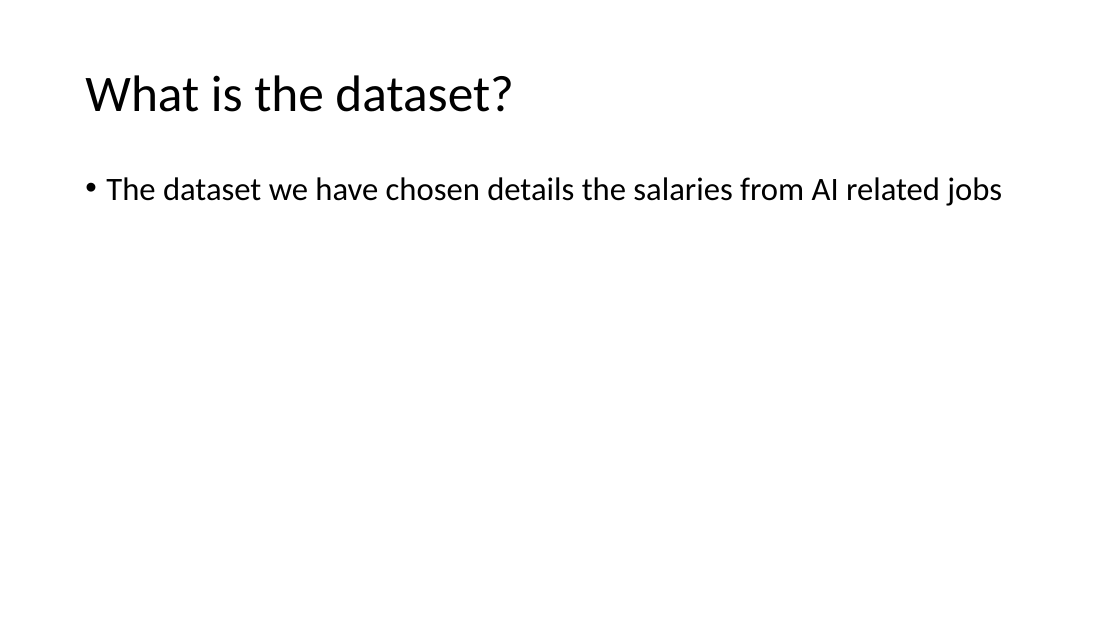
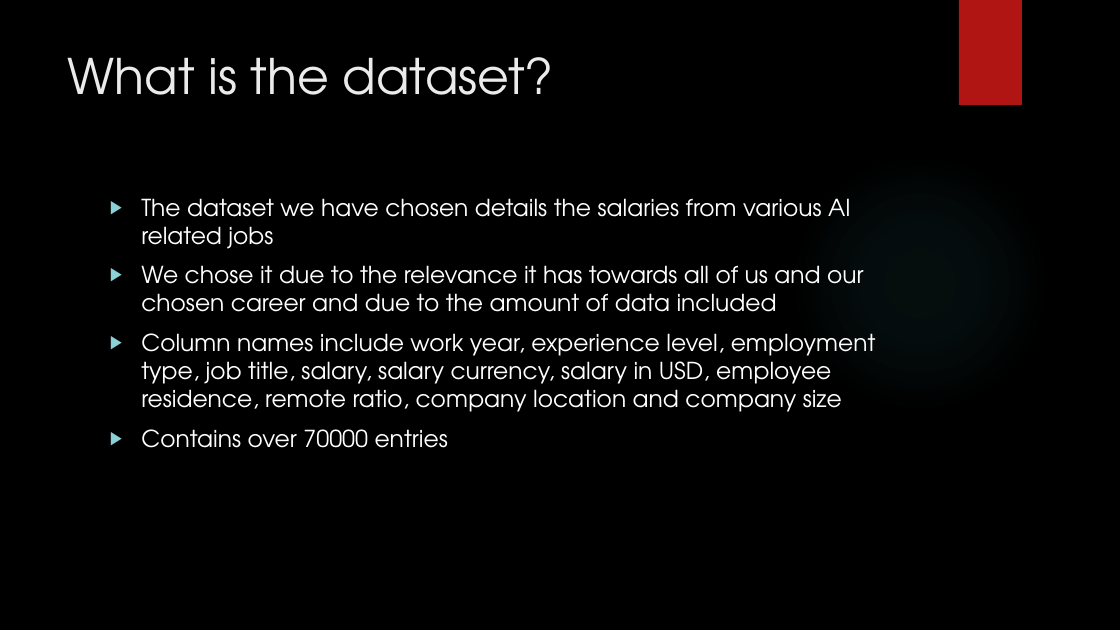
Before and after one commit to csmfduro/salaries, a slide deck: slide 2 of Computer Science Workshop Presentation.pptx. Drawn at 1120x630 pixels with LibreOffice and Linux fonts; fonts in the diff are those of the drawing; background and template pictures are left out. Boxes give left, top, right and bottom in pixels: in the first picture for what was removed or moved away, otherwise in the second. Text is boxed around its words. In the diff, an @@ line names an element or a change of style, - is before the commit and + after.

Commit message:
Worked on Presentation slides
Filled in slides 1-5, 7, 9-10 of presentation

```diff
--- a/Computer Science Workshop Presentation.pptx
+++ b/Computer Science Workshop Presentation.pptx
@@ background #FFFFFF to picture (left out) @@
@@ rectangle added at <box>959,0,1022,105</box>, fill #B01513 @@
@@ title "What is the dataset?": place and size @@
-title "What is the dataset?" at <box>85,75,514,112</box>
+title "What is the dataset?" at <box>68,57,554,95</box>
@@ title "What is the dataset?" at <box>68,57,554,95</box>: size 44 to 42 pt, font Calibri to TeX Gyre Adventor, text colour #000000 to #EBEBEB; line spacing 0.9 to 1; vertical alignment middle to top @@
@@ ellipse added at <box>791,154,1049,413</box>, fill gradient #50B9C1 @@
@@ text at <box>141,198,876,448</box>: text changed; size 28 to 20 pt; font Calibri to TeX Gyre Adventor; text colour #000000 to #FFFFFF @@
-• The dataset we have chosen details the salaries from AI related jobs
+▶ The dataset we have chosen details the salaries from various AI related jobs
+▶ We chose it due to the relevance it has towards all of us and our chosen career and due to the amount of data included
+▶ Column names include work year, experience level, employment type, job title, salary, salary currency, salary in USD, employee residence, remote ratio, company location and company size
+▶ Contains over 70000 entries
```
Also in this commit, not shown: 11 other slides changed, 6 slides added, 5 slides removed.
